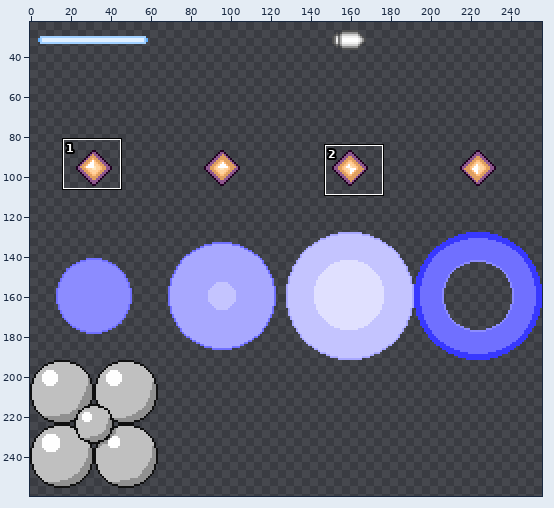
File history of a sprite sheet, assets/images/ss_bullet.png. Above: a wide view before the commit, with the close-up outlined.
Close-up. As it was:
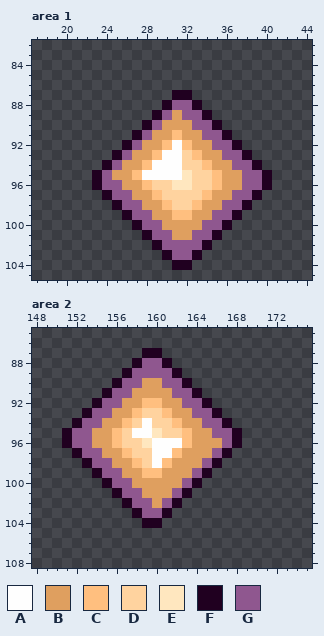
The file is 256x320 pixels. Colours within 5 levels of each other are drawn and written as one. Shown: area 1: x 17..44, y 82..105; area 2: x 148..175, y 85..108. The wide view leaves out empty margins.
Palette (. is transparent): A #fefefe  B #df9f5f  C #ffbf7f  D #ffd39f  E #ffe7bf  F #200020  G #8f578f
Pixels before, area 1, first column x 23:
 87 ........FF........
 88 .......FGGF.......
 89 ......FGBGGF......
 90 .....FGBBBGGF.....
 91 ....FGBBCBBGGF....
 92 ...FGBBCACBBGGF...
 93 ..FGBBCAADCBBGGF..
 94 .FGBBCAAADDCBBGGF.
 95 FGBBCAAAAEDDCBBGGF
 96 FGGBBCDDEEDDCBBGGF
 97 .FGGBBCDDDDCBBGGF.
 98 ..FGGBBCDDCBBGGF..
 99 ...FGGBBCCBBGGF...
100 ....FGGBBBBGGF....
101 .....FGGBBGGF.....
102 ......FGGGGF......
103 .......FGGF.......
104 ........FF........
Pixels before, area 2, first column x 151:
 87 ........FF........
 88 .......FGGF.......
 89 ......FGGGGF......
 90 .....FGGBBGGF.....
 91 ....FGGBBBBGGF....
 92 ...FGGBBCCBBGGF...
 93 ..FGGBBCDDCBBGGF..
 94 .FGGBBCDADDCBBGGF.
 95 FGGBBCDAAEDDCBBGGF
 96 FGGBBCDDEAAACBBBGF
 97 .FGGBBCDDAACBBBGF.
 98 ..FGGBBCDACBBBGF..
 99 ...FGGBBCCBBBGF...
100 ....FGGBBBBBGF....
101 .....FGGBBBGF.....
102 ......FGGBGF......
103 .......FGGF.......
104 ........FF........
Now the later version:
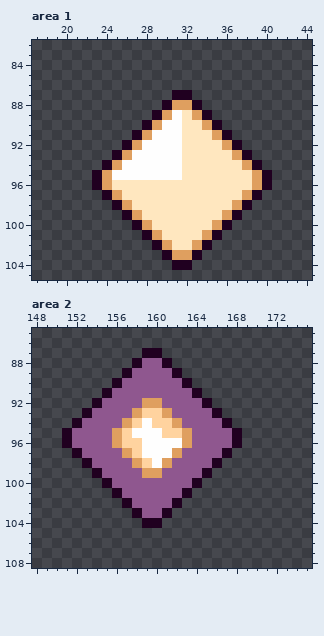
Changes in this commit:
Area 1:
The author changed colour B to colour A in row 89 at x 31; in row 90 at x 30 to 31; in row 91 at x 29 to 30; in row 92 at x 28 to 29; in row 93 at x 27 to 28; in row 94 at x 26 to 27.
The author changed colour B to colour A in row 95 at x 25 to 26.
The author changed colour C to colour A in row 91 at x 31; in row 92 at x 30; in row 93 at x 29; in row 94 at x 28; in row 95 at x 27.
The author changed colour G to colour B in row 88 at x 31 to 32; in row 89 at x 30 and 33; in row 90 at x 29 and 34; in row 91 at x 28 and 35; in row 92 at x 27 and 36; in row 93 at x 26 and 37.
The author changed colour G to colour B in row 94 at x 25 and 38; in rows 95 to 96 at x 24 and 39; in row 97 at x 25 and 38; in row 98 at x 26 and 37; in row 99 at x 27 and 36; in row 100 at x 28 and 35.
The author changed colour G to colour B in row 101 at x 29 and 34; in row 102 at x 30 and 33; in row 103 at x 31 to 32.
The author changed colour B to colour E in row 90 at x 32; in row 91 at x 32 to 33; in row 92 at x 33 to 34; in row 93 at x 34 to 35; in row 94 at x 35 to 36; in row 95 at x 36 to 37.
The author changed colour B to colour E in row 96 at x 26 to 27 and 36 to 37; in row 97 at x 27 to 28 and 35 to 36; in row 98 at x 28 to 29 and 34 to 35; in row 99 at x 29 to 30 and 33 to 34; in row 100 at x 30 to 33; in row 101 at x 31 to 32.
The author changed colour C to colour E in row 92 at x 32; in row 93 at x 33; in row 94 at x 34; in row 95 at x 35; in row 96 at x 28 and 35; in row 97 at x 29 and 34.
The author changed colour C to colour E in row 98 at x 30 and 33; in row 99 at x 31 to 32.
The author changed colour D to colour E in row 93 at x 32; in row 94 at x 32 to 33; in row 95 at x 33 to 34; in row 96 at x 29 to 30 and 33 to 34; in row 97 at x 30 to 33; in row 98 at x 31 to 32.
The author changed colour G to colour E in row 89 at x 32; in row 90 at x 33; in row 91 at x 34; in row 92 at x 35; in row 93 at x 36; in row 94 at x 37.
The author changed colour G to colour E in row 95 at x 38; in row 96 at x 25 and 38; in row 97 at x 26 and 37; in row 98 at x 27 and 36; in row 99 at x 28 and 35; in row 100 at x 29 and 34.
The author changed colour G to colour E in row 101 at x 30 and 33; in row 102 at x 31 to 32.
Area 2:
The author changed colour D to colour A in row 97 at x 159.
The author changed colour E to colour A in row 95 at x 160; in row 96 at x 159.
The author changed colour C to colour B in row 92 at x 159 to 160; in row 93 at x 158 and 161; in row 94 at x 157 and 162; in rows 95 to 96 at x 156 and 163; in row 97 at x 157 and 162; in row 98 at x 158 and 161.
The author changed colour C to colour B in row 99 at x 159 to 160.
The author changed colour B to colour G in row 90 at x 159 to 160; in row 91 at x 158 to 161; in row 92 at x 157 to 158 and 161 to 162; in row 93 at x 156 to 157 and 162 to 163; in row 94 at x 155 to 156 and 163 to 164; in row 95 at x 154 to 155 and 164 to 165.
The author changed colour B to colour G in row 96 at x 154 to 155 and 164 to 166; in row 97 at x 155 to 156 and 163 to 165; in row 98 at x 156 to 157 and 162 to 164; in row 99 at x 157 to 158 and 161 to 163; in row 100 at x 158 to 162; in row 101 at x 159 to 161.
The author changed colour B to colour G in row 102 at x 160.
Boxes around the changes in both close-ups, in picture pixels (x1, y1, x2, y2):
changed: (102, 100, 262, 260)
changed: (92, 378, 222, 508)
